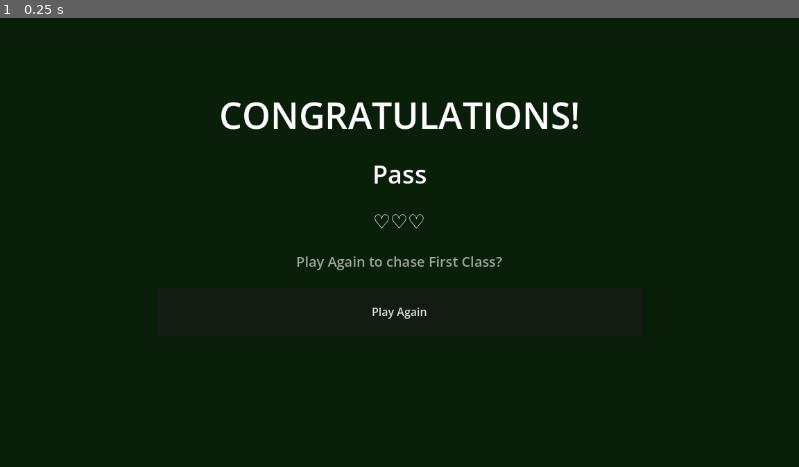
Above: before the commit, frame 1.
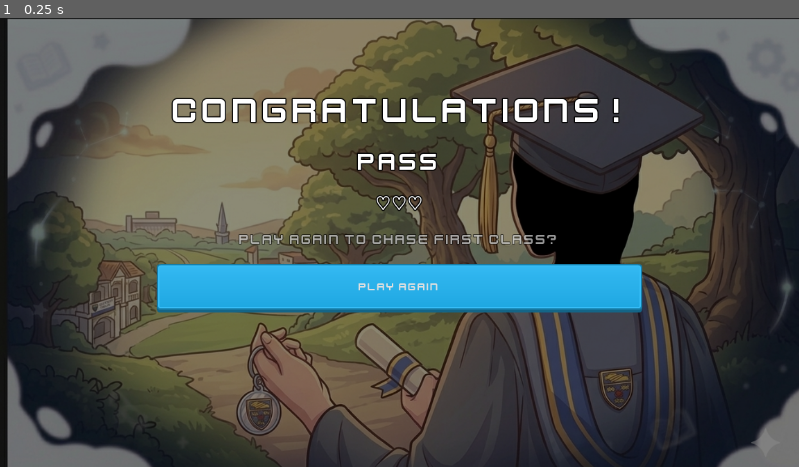
Above: after the commit, the same moment.

Repository: Muhd-Mairaj/um-micro-games
Game: Godot game, scene res://shared/GraduationScreen.tscn
The game is run twice, just before and just after one commit, with the same random seed, the same clock (stepped at 60 frames per second) and the same inputs. This scene is started directly instead of the project's main scene. Sound files missing from this copy of the repository are replaced by a short silence.
Inputs:
- Up to frame 1 (0.25 s): no input

The runs differ from the first frame. In frame 1, 88% of the frame differs, in the area x 0-100%, y 0-100%.

Commit message:
finished the win UI, all thats left is minor improvements

Diff:
--- a/shared/GraduationScreen.gd
+++ b/shared/GraduationScreen.gd
@@ -16,9 +16,15 @@
 # -----------------------------------------------
 #   GraduationScreen  (CanvasLayer)         <- root; attach GraduationScreen.gd
 #                                              Layer: 20
-#   └── ColorRect                           <- Anchor Preset: Full Rect
-#         Color: Color(0.04, 0.12, 0.04, 1)   (dark green)
-#   └── VBoxContainer                       <- Anchor Preset: Center
+#   └── WinImage                            <- TextureRect, FIRST child (backdrop)
+#         Anchor Preset: Full Rect
+#         expand_mode: Ignore Size
+#         stretch_mode: Keep Aspect Covered
+#         texture: set at runtime per lives_remaining (win1/2/3heart.png)
+#   └── ColorRect                           <- dim overlay (drawn above image)
+#         Anchor Preset: Full Rect
+#         Color: Color(0, 0, 0, 0.45)         (semi-transparent black)
+#   └── VBoxContainer                       <- Anchor Preset: Center; drawn on top
 #         alignment: CENTER
 #         custom_minimum_size: (700, 440)
 #         separation: 24
@@ -51,6 +57,7 @@
 # Set by GameManager before add_child() so _ready() can read it.
 var lives_remaining: int = 0
 
+@onready var win_image:         TextureRect = $WinImage
 @onready var grade_label:       Label  = $VBoxContainer/GradeLabel
 @onready var lives_label:       Label  = $VBoxContainer/LivesLabel
 @onready var play_again_button: Button = $VBoxContainer/PlayAgainButton
@@ -61,12 +68,32 @@
 	1: { "text": "Second Class Lower",        "color": Color(0.8, 0.6,  0.4, 1.0) },
 }
 
+# Backdrop image per lives remaining (1/2/3 hearts -> grade tier).
+const WIN_TEXTURES: Dictionary = {
+	1: preload("res://assets/win_2ndClassLower.png"),
+	2: preload("res://assets/win_2ndClassUpper.png"),
+	3: preload("res://assets/win_DeansList.png"),
+}
+
+# Celebratory song played once on entry, same for every tier.
+const WIN_SONG: AudioStream = preload("res://400 Sounds Pack/Musical Effects/xylophone_positive_long.wav")
+
+var _win_song: AudioStreamPlayer
+
 func _ready() -> void:
 	_display_grade()
+	_play_win_song()
 	play_again_button.pressed.connect(func(): play_again.emit())
 
 func _display_grade() -> void:
+	win_image.texture = WIN_TEXTURES.get(lives_remaining, WIN_TEXTURES[1])
 	lives_label.text = "♥".repeat(lives_remaining) + "♡".repeat(3 - lives_remaining)
 	var grade: Dictionary = GRADES.get(lives_remaining, { "text": "Pass", "color": Color.WHITE })
 	grade_label.text = grade["text"]
 	grade_label.add_theme_color_override("font_color", grade["color"])
+
+func _play_win_song() -> void:
+	_win_song = AudioStreamPlayer.new()
+	_win_song.stream = WIN_SONG
+	add_child(_win_song)
+	_win_song.play()
--- a/shared/GraduationScreen.tscn
+++ b/shared/GraduationScreen.tscn
@@ -1,10 +1,28 @@
-[gd_scene format=3 uid="uid://dxr2tfoqjbe87"]
+[gd_scene load_steps=4 format=3 uid="uid://dxr2tfoqjbe87"]
 
 [ext_resource type="Script" uid="uid://dtxovxycd35gq" path="res://shared/GraduationScreen.gd" id="1_q6gss"]
+[ext_resource type="Texture2D" path="res://assets/PNG/Blue/Default/button_rectangle_depth_gradient.png" id="2_btn"]
+[ext_resource type="FontFile" uid="uid://c6hhsjjvmw2l5" path="res://assets/Font/Kenney Future.ttf" id="3_font"]
+
+[sub_resource type="StyleBoxTexture" id="StyleBoxTexture_btn"]
+texture = ExtResource("2_btn")
+texture_margin_left = 24.0
+texture_margin_top = 20.0
+texture_margin_right = 24.0
+texture_margin_bottom = 24.0
 
 [node name="GraduationScreen" type="CanvasLayer" unique_id=1830793523]
 layer = 20
 script = ExtResource("1_q6gss")
+
+[node name="WinImage" type="TextureRect" parent="." unique_id=1733138594]
+anchors_preset = 15
+anchor_right = 1.0
+anchor_bottom = 1.0
+grow_horizontal = 2
+grow_vertical = 2
+expand_mode = 1
+stretch_mode = 6
 
 [node name="ColorRect" type="ColorRect" parent="." unique_id=1733138593]
 anchors_preset = 15
@@ -12,7 +30,7 @@
 anchor_bottom = 1.0
 grow_horizontal = 2
 grow_vertical = 2
-color = Color(0.039215688, 0.12156863, 0.039215688, 1)
+color = Color(0, 0, 0, 0.45)
 
 [node name="VBoxContainer" type="VBoxContainer" parent="." unique_id=288344261]
 custom_minimum_size = Vector2(700, 440)
@@ -31,23 +49,35 @@
 
 [node name="HeadlineLabel" type="Label" parent="VBoxContainer" unique_id=381184476]
 layout_mode = 2
+theme_override_colors/font_outline_color = Color(0, 0, 0, 1)
+theme_override_constants/outline_size = 6
+theme_override_fonts/font = ExtResource("3_font")
 theme_override_font_sizes/font_size = 52
 text = "CONGRATULATIONS!"
 horizontal_alignment = 1
 
 [node name="GradeLabel" type="Label" parent="VBoxContainer" unique_id=1527267408]
 layout_mode = 2
+theme_override_colors/font_outline_color = Color(0, 0, 0, 1)
+theme_override_constants/outline_size = 6
+theme_override_fonts/font = ExtResource("3_font")
 theme_override_font_sizes/font_size = 36
 horizontal_alignment = 1
 
 [node name="LivesLabel" type="Label" parent="VBoxContainer" unique_id=688790091]
 layout_mode = 2
+theme_override_colors/font_outline_color = Color(0, 0, 0, 1)
+theme_override_constants/outline_size = 6
+theme_override_fonts/font = ExtResource("3_font")
 theme_override_font_sizes/font_size = 28
 horizontal_alignment = 1
 
 [node name="PlayAgainLabel" type="Label" parent="VBoxContainer" unique_id=2054229395]
 modulate = Color(1, 1, 1, 0.6)
 layout_mode = 2
+theme_override_colors/font_outline_color = Color(0, 0, 0, 1)
+theme_override_constants/outline_size = 4
+theme_override_fonts/font = ExtResource("3_font")
 theme_override_font_sizes/font_size = 20
 text = "Play Again to chase First Class?"
 horizontal_alignment = 1
@@ -55,4 +85,8 @@
 [node name="PlayAgainButton" type="Button" parent="VBoxContainer" unique_id=837668125]
 custom_minimum_size = Vector2(280, 70)
 layout_mode = 2
+theme_override_fonts/font = ExtResource("3_font")
+theme_override_styles/normal = SubResource("StyleBoxTexture_btn")
+theme_override_styles/hover = SubResource("StyleBoxTexture_btn")
+theme_override_styles/pressed = SubResource("StyleBoxTexture_btn")
 text = "Play Again"
Binary file added: assets/win_2ndClassLower.png
Binary file added: assets/win_2ndClassUpper.png
Binary file added: assets/win_DeansList.png
Not shown, added: minigames/order_in_the_court/OrderInTheCourt.gd.uid
